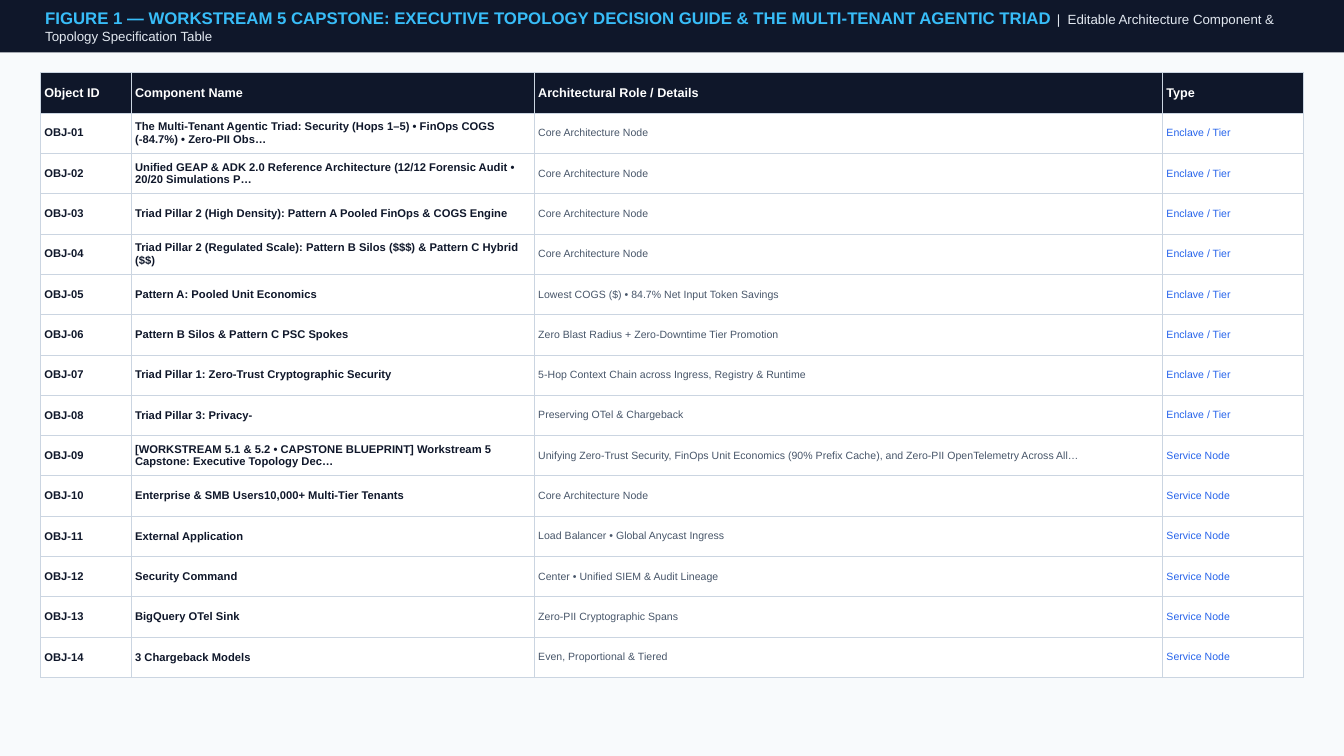
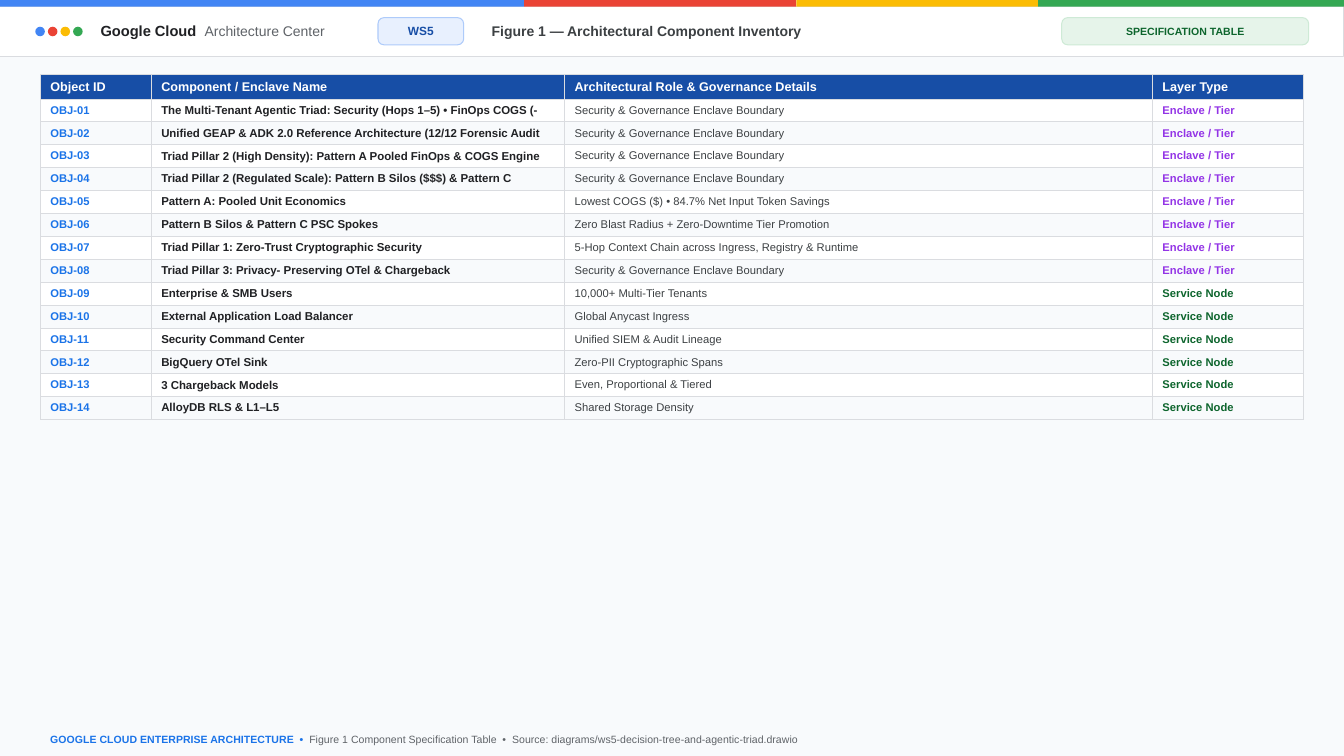
Before and after one commit to nitinaggarwal-12/blogs, a slide deck: slide 58 of slides/geap-multi-tenancy-all-workstreams-editable-slides.pptx. Drawn at 1344x756 pixels with LibreOffice and Linux fonts; fonts in the diff are those of the drawing. Boxes give left, top, right and bottom in pixels: in the first picture for what was removed or moved away, otherwise in the second. Text is boxed around its words. In the diff, an @@ line names an element or a change of style, - is before the commit and + after.

Commit message:
feat(slides+portal): add PromptCanvas Cloud Viewer & Open with Google Slides/Docs split-pill, fix Google Slides OOXML text-box shrink/insets & arrowheads, sync 6 decks + 6 blogs to Drive v3

```diff
--- a/slides/geap-multi-tenancy-all-workstreams-editable-slides.pptx
+++ b/slides/geap-multi-tenancy-all-workstreams-editable-slides.pptx
@@ rectangle: place and size @@
-rectangle at [0, 0, 1344, 52]
+rectangle at [0, 7, 1344, 56]
@@ rectangle at [0, 7, 1344, 56]: fill #0F172A to #FFFFFF; outline none to #DADCE0 0.75 pt @@
@@ rectangle added at [0, 0, 524, 7], fill #4285F4 @@
@@ ellipse added at [35, 27, 45, 37], fill #4285F4 @@
@@ text removed at [45, 12, 1262, 44] @@
-FIGURE 1 — WORKSTREAM 5 CAPSTONE: EXECUTIVE TOPOLOGY DECISION GUIDE & THE MULTI-TENANT AGENTIC TRIAD | Editable Architecture Component & Topology Specification Table
@@ ellipse added at [47, 27, 57, 37], fill #EA4335 @@
@@ ellipse added at [60, 27, 71, 37], fill #FBBC04 @@
@@ ellipse added at [73, 27, 83, 37], fill #34A853 @@
@@ text added at [101, 25, 325, 39], 10 pt, text #5F6368 @@
+Google Cloud Architecture Center
@@ rounded rectangle added at [378, 17, 464, 44], fill #E8F0FE, outline #AECBFA 0.75 pt @@
@@ text added at [408, 27, 434, 35], 8.5 pt, text #174EA6, bold @@
+WS5
@@ text added at [492, 26, 801, 39], 10 pt, text #3C4043, bold @@
+Figure 1 — Architectural Component Inventory
@@ rectangle added at [524, 0, 797, 7], fill #EA4335 @@
@@ rectangle added at [797, 0, 1038, 7], fill #FBBC04 @@
@@ rectangle added at [1038, 0, 1344, 7], fill #34A853 @@
@@ rounded rectangle added at [1062, 17, 1309, 44], fill #E6F4EA, outline #CEEAD6 0.75 pt @@
@@ text added at [1126, 27, 1244, 35], 7.5 pt, text #0D652D, bold @@
+SPECIFICATION TABLE
@@ table at [40, 75, 1304, 418] @@
-row 1: Object ID | Component Name | Architectural Role / Details | Type
+row 1: Object ID | Component / Enclave Name | Architectural Role & Governance Details | Layer Type
-row 2, column 2: The Multi-Tenant Agentic Triad: Security (Hops 1–5) • FinOps COGS (-84.7%) • Zero-PII Obs…
+row 2, column 2: The Multi-Tenant Agentic Triad: Security (Hops 1–5) • FinOps COGS (-
-row 2, column 3: Core Architecture Node
+row 2, column 3: Security & Governance Enclave Boundary
-row 3, column 2: Unified GEAP & ADK 2.0 Reference Architecture (12/12 Forensic Audit • 20/20 Simulations P…
+row 3, column 2: Unified GEAP & ADK 2.0 Reference Architecture (12/12 Forensic Audit
-row 3, column 3: Core Architecture Node
+row 3, column 3: Security & Governance Enclave Boundary
-row 4, column 3: Core Architecture Node
+row 4, column 3: Security & Governance Enclave Boundary
-row 5, column 2: Triad Pillar 2 (Regulated Scale): Pattern B Silos ($$$) & Pattern C Hybrid ($$)
+row 5, column 2: Triad Pillar 2 (Regulated Scale): Pattern B Silos ($$$) & Pattern C
-row 5, column 3: Core Architecture Node
+row 5, column 3: Security & Governance Enclave Boundary
-row 9, column 2: Triad Pillar 3: Privacy-
+row 9, column 2: Triad Pillar 3: Privacy- Preserving OTel & Chargeback
-row 9, column 3: Preserving OTel & Chargeback
+row 9, column 3: Security & Governance Enclave Boundary
-row 10, column 2: [WORKSTREAM 5.1 & 5.2 • CAPSTONE BLUEPRINT] Workstream 5 Capstone: Executive Topology Dec…
+row 10, column 2: Enterprise & SMB Users
-row 10, column 3: Unifying Zero-Trust Security, FinOps Unit Economics (90% Prefix Cache), and Zero-PII OpenTelemetry Across All…
+row 10, column 3: 10,000+ Multi-Tier Tenants
-row 11, column 2: Enterprise & SMB Users10,000+ Multi-Tier Tenants
+row 11, column 2: External Application Load Balancer
-row 11, column 3: Core Architecture Node
+row 11, column 3: Global Anycast Ingress
-row 12, column 2: External Application
+row 12, column 2: Security Command Center
-row 12, column 3: Load Balancer • Global Anycast Ingress
+row 12, column 3: Unified SIEM & Audit Lineage
-row 13, column 2: Security Command
+row 13, column 2: BigQuery OTel Sink
-row 13, column 3: Center • Unified SIEM & Audit Lineage
+row 13, column 3: Zero-PII Cryptographic Spans
-row 14, column 2: BigQuery OTel Sink
+row 14, column 2: 3 Chargeback Models
-row 14, column 3: Zero-PII Cryptographic Spans
+row 14, column 3: Even, Proportional & Tiered
-row 15, column 2: 3 Chargeback Models
+row 15, column 2: AlloyDB RLS & L1–L5
-row 15, column 3: Even, Proportional & Tiered
+row 15, column 3: Shared Storage Density
@@ fill #0F172A to #174EA6 in row 1 @@
@@ fill #FFFFFF to #F8FAFC in 28 cells @@
@@ text colour #0F172A to #1A73E8 in "OBJ-01", "OBJ-02", "OBJ-03", "OBJ-04" and 10 more places @@
@@ size 7.5 to 8 pt in "Enclave / Tier", "Enclave / Tier", "Enclave / Tier", "Enclave / Tier" and 13 more places @@
@@ text colour #2563EB to #9334E6 in "Enclave / Tier", "Enclave / Tier", "Enclave / Tier", "Enclave / Tier" and 4 more places @@
@@ bold on in "Enclave / Tier", "Enclave / Tier", "Enclave / Tier", "Enclave / Tier" and 10 more places @@
@@ size 8 to 8.2 pt, text colour #0F172A to #202124 in "Triad Pillar 2 (High Density): Pattern A ...", "Pattern A: Pooled Unit Economics", "Pattern B Silos & Pattern C PSC ...", "Triad Pillar 1: Zero-Trust Cryptographic Security" @@
@@ text colour #475569 to #3C4043 in "Lowest COGS ($) • 84.7% Net Input ...", "Zero Blast Radius + Zero-Downtime Tier Promotion", "5-Hop Context Chain across Ingress, Registry & ..." @@
@@ text colour #2563EB to #0D652D in "Service Node", "Service Node", "Service Node", "Service Node" and 2 more places @@
@@ borders changed @@
@@ text added at [50, 735, 797, 745], 7.5 pt, text #5F6368 @@
+GOOGLE CLOUD ENTERPRISE ARCHITECTURE • Figure 1 Component Specification Table • Source: diagrams/ws5-decision-tree-and-agentic-triad.drawio
```
Also in this commit, not shown: 46 other slides changed, 13 slides added, 13 slides removed, 17 other files.
